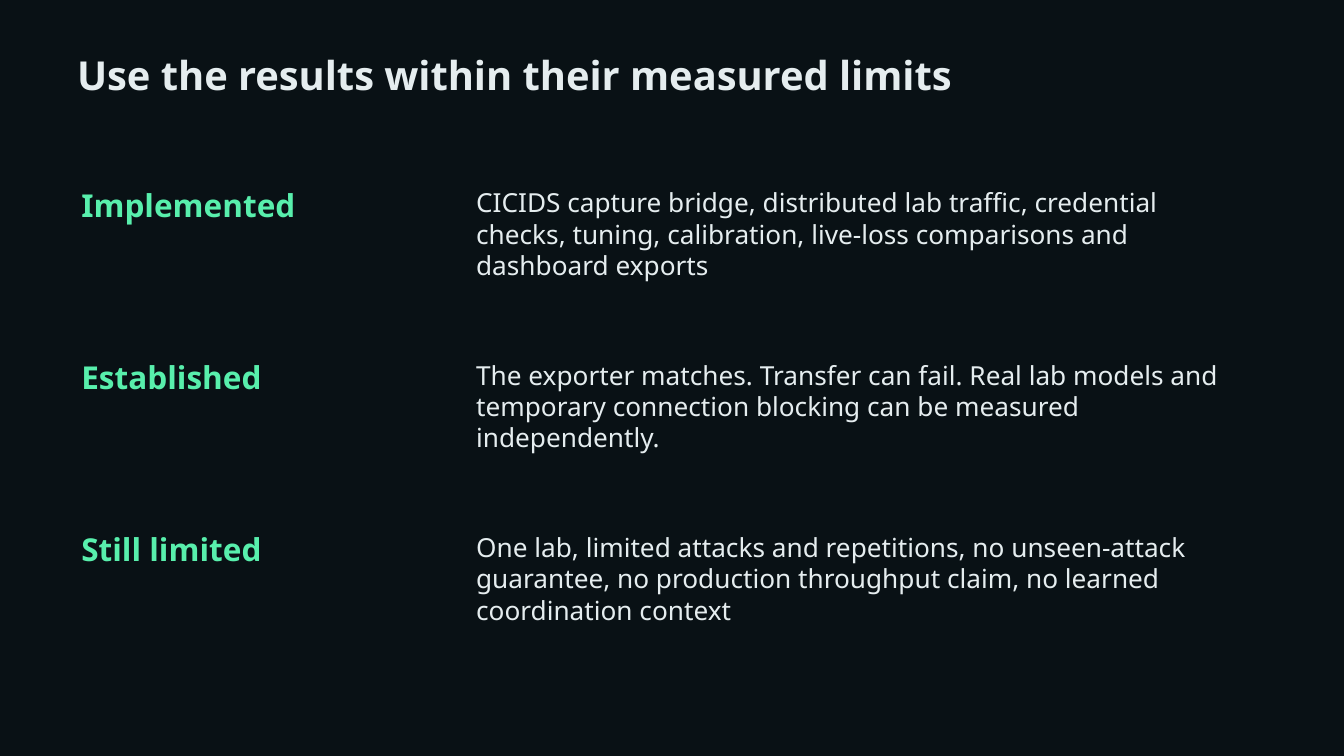
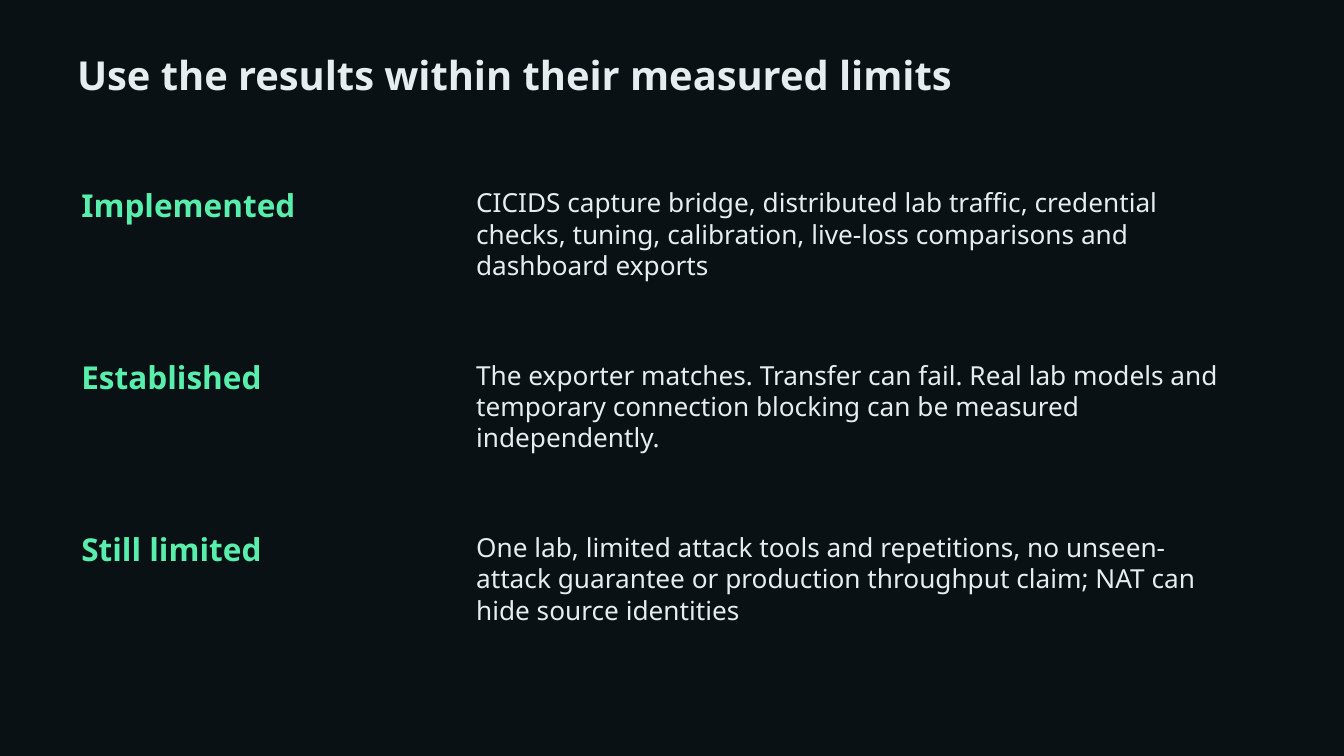
Before and after one commit to Sir-Nike/FlowLab, a slide deck: slide 9 of docs/FlowLab_Project_Presentation.pptx. Drawn at 1344x756 pixels with LibreOffice and Linux fonts; fonts in the diff are those of the drawing. Boxes give left, top, right and bottom in pixels: in the first picture for what was removed or moved away, otherwise in the second. Text is boxed around its words. In the diff, an @@ line names an element or a change of style, - is before the commit and + after.

Commit message:
Add causal context and shared CICIDS prefix evaluation

```diff
--- a/docs/FlowLab_Project_Presentation.pptx
+++ b/docs/FlowLab_Project_Presentation.pptx
@@ text at <box>476,537,1195,621</box>: text changed @@
-One lab, limited attacks and repetitions, no unseen-attack guarantee, no production throughput claim, no learned coordination context
+One lab, limited attack tools and repetitions, no unseen-attack guarantee or production throughput claim; NAT can hide source identities
```
Also in this commit, not shown: 1 other slide changed, 3 slides added, 27 other files.
